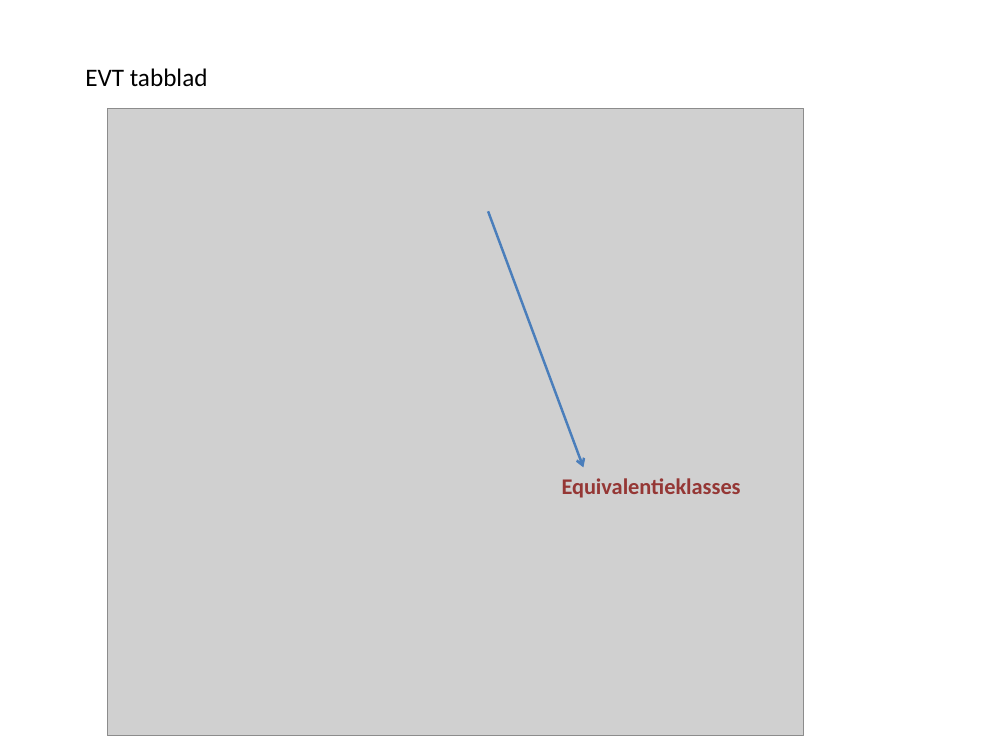
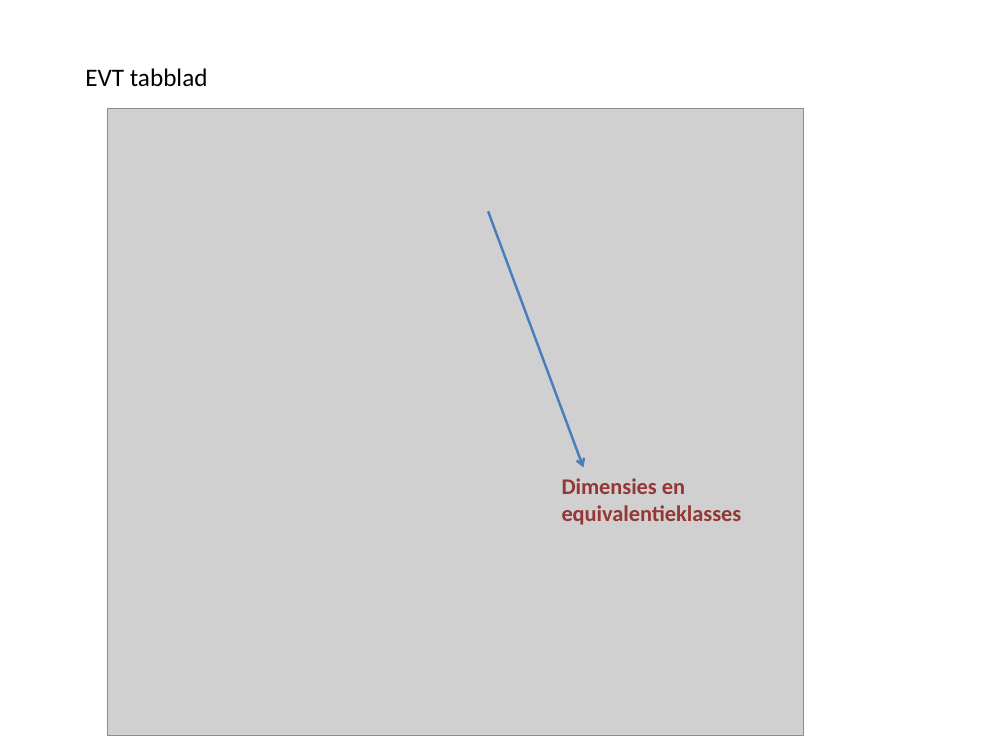
Before and after one commit to RalphSmeenk/TestdossierTool, a slide deck: slide 47 of Handleiding_powerpoint.pptx (slide 25 before the commit). Drawn at 1008x756 pixels with LibreOffice and Linux fonts; fonts in the diff are those of the drawing; grey boxes stand for pictures. Boxes give left, top, right and bottom in pixels: in the first picture for what was removed or moved away, otherwise in the second. Text is boxed around its words. In the diff, an @@ line names an element or a change of style, - is before the commit and + after.

```diff
--- a/Handleiding_powerpoint.pptx
+++ b/Handleiding_powerpoint.pptx
@@ text at (x1=562, y1=478, x2=742, y2=525): text changed @@
-Equivalentieklasses
+Dimensies en
+equivalentieklasses
```
Also in this commit, not shown: 15 other slides changed, 61 slides added, 2 slides removed, 3 other files.
